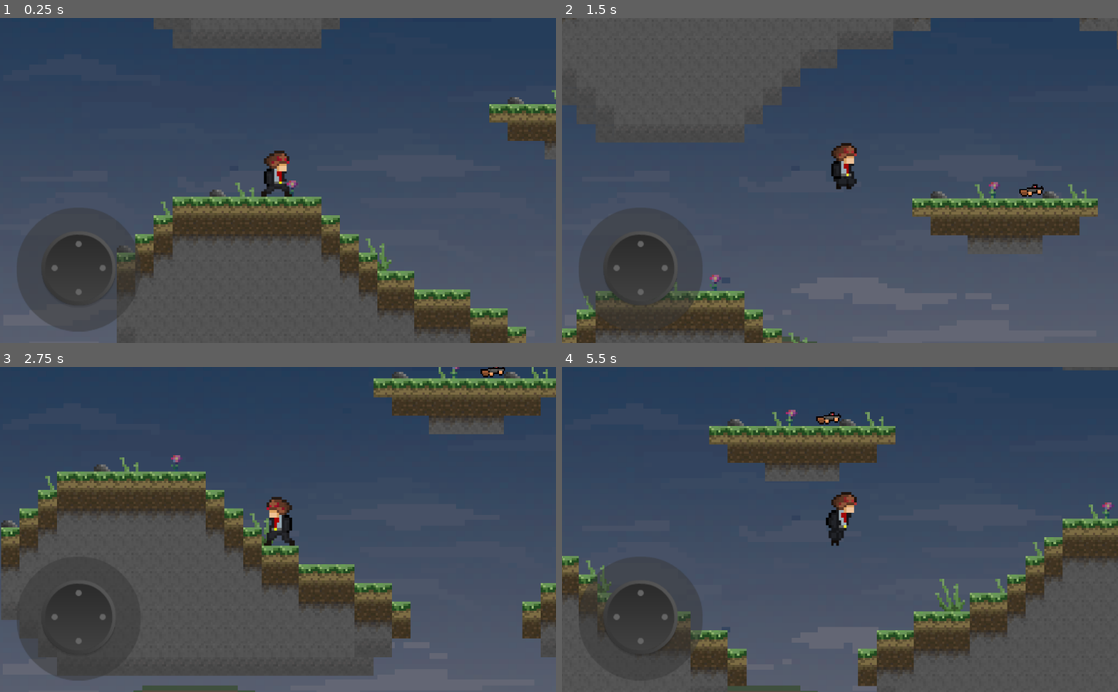
Above: before the commit, frames 1-4 (two rows, left to right).
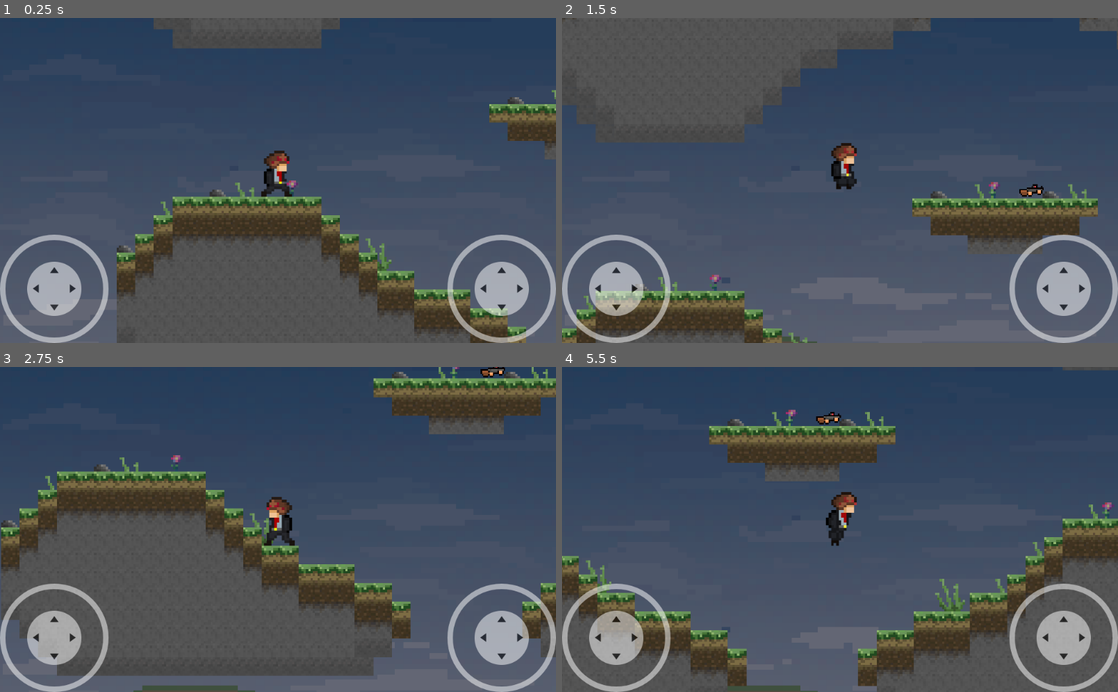
Above: after the commit, the same moments.

Repository: Hutius/Setelit
Game: Godot game, scene res://levels/Game.tscn
Two runs of this game, one before a commit and one after it. Both use one fixed random seed, a clock stepped at 60 frames per second and the inputs below.
Inputs (mouse positions are in pixels of both pictures, inside the frame that each line leads up to):
- Up to frame 1 (0.25 s): no input
- Up to frame 2 (1.5 s): tap Enter at 0.5 s; move the mouse to (962, 164) at 0.52 s; press the mouse at (962, 164) at 0.53 s; hold D (ui_right) 0.53-1.25 s; tap Space (ui_select) at 0.77 s; release the mouse at (962, 164) at 1.25 s; drag from (728, 196) to (1029, 200) at 1.27 s
- Up to frame 3 (2.75 s): move the mouse to (333, 458) at 2.02 s; press the mouse at (333, 458) at 2.03 s; hold A (ui_left) from 2.03 s (still down)
- Up to frame 4 (5.5 s): release A (ui_left) at 2.75 s; release the mouse at (895, 458) at 2.75 s; drag from (812, 594) to (673, 480) at 2.77 s; move the mouse to (1006, 578) at 3.52 s; press the mouse at (1006, 578) at 3.53 s; hold D (ui_right) 3.53-4.25 s; tap Space (ui_select) at 3.77, 5 s; release the mouse at (1006, 578) at 4.25 s; drag from (673, 480) to (756, 448) at 4.27 s; move the mouse to (867, 529) at 5.02 s; press the mouse at (867, 529) at 5.03 s; hold D (ui_right) from 5.03 s (still down)

The runs differ from the first frame. In frame 1, 8.2% of the frame differs, in the area x 0-100%, y 60-100%; in frame 2, 7.8%; in frame 3, 5.8%; in frame 4, 7.1%.

Commit message:
joypad

Diff:
--- a/guns/Gun.gd
+++ b/guns/Gun.gd
@@ -3,7 +3,7 @@
 export (float) var fire_rate = 0.2
 export (bool) var single_shot = true
 export (Array, int) var spread_angles = [-0.1, 0.1]
-var bullet_scene = preload("res://bullets/Bullet.tscn")
+export (PackedScene) var bullet_scene
 
 var can_shoot: = true
 var shooting: = false setget set_shooting
--- a/guns/Gun.tscn
+++ b/guns/Gun.tscn
@@ -1,7 +1,8 @@
-[gd_scene load_steps=3 format=2]
+[gd_scene load_steps=4 format=2]
 
 [ext_resource path="res://assets/gun/gun.png" type="Texture" id=1]
 [ext_resource path="res://guns/Gun.gd" type="Script" id=2]
+[ext_resource path="res://bullets/Bullet.tscn" type="PackedScene" id=3]
 
 [node name="Gun" type="Sprite"]
 scale = Vector2( 3, 3 )
@@ -9,6 +10,7 @@
 offset = Vector2( 1.224, 0 )
 script = ExtResource( 2 )
 single_shot = false
+bullet_scene = ExtResource( 3 )
 
 [node name="Position2D" type="Position2D" parent="."]
 position = Vector2( 11.6667, -0.666667 )
--- /dev/null
+++ b/joystick/virtual_joystick.gd
@@ -0,0 +1,161 @@
+class_name VirtualJoystick
+
+extends Control
+
+# https://github.com/MarcoFazioRandom/Virtual-Joystick-Godot
+
+#### EXPORTED VARIABLE ####
+
+# The color of the button when the joystick is in use.
+export(Color) var pressed_color := Color.gray
+
+# If the input is inside this range, the output is zero.
+export(float, 0, 200, 1) var deadzone_size : float = 10
+
+# The max distance the tip can reach.
+export(float, 0, 500, 1) var clampzone_size : float = 75
+
+# FIXED: The joystick doesn't move.
+# DYNAMIC: Every time the joystick area is pressed, the joystick position is set on the touched position.
+enum JoystickMode {FIXED, DYNAMIC}
+
+export(JoystickMode) var joystick_mode := JoystickMode.FIXED
+
+# VISIBILITY_ALWAYS = Always visible.
+# VISIBILITY_TOUCHSCREEN_ONLY = Visible on touch screens only.
+enum VisibilityMode {ALWAYS , TOUCHSCREEN_ONLY }
+
+export(VisibilityMode) var visibility_mode := VisibilityMode.ALWAYS
+
+# Use Input Actions
+export var use_input_actions := true
+
+# Project -> Project Settings -> Input Map
+export var action_left := "ui_left"
+export var action_right := "ui_right"
+export var action_up := "ui_up"
+export var action_down := "ui_down"
+
+#### PUBLIC VARIABLES ####
+
+# If the joystick is receiving inputs.
+var _pressed := false setget , is_pressed
+
+func is_pressed() -> bool:
+	return _pressed
+
+# The joystick output.
+var _output := Vector2.ZERO setget , get_output
+
+func get_output() -> Vector2:
+	return _output
+
+#### PRIVATE VARIABLES ####
+
+var _touch_index : int = -1
+
+onready var _base := $Base
+onready var _tip := $Base/Tip
+
+onready var _base_radius = _base.rect_size * _base.get_global_transform_with_canvas().get_scale() / 2
+
+onready var _base_default_position : Vector2 = _base.rect_position
+onready var _tip_default_position : Vector2 = _tip.rect_position
+
+onready var _default_color : Color = _tip.modulate
+
+#### FUNCTIONS ####
+
+func _ready() -> void:
+	if not OS.has_touchscreen_ui_hint() and visibility_mode == VisibilityMode.TOUCHSCREEN_ONLY:
+		hide()
+
+func _input(event: InputEvent) -> void:
+	if event is InputEventScreenTouch:
+		if event.pressed:
+			if _is_point_inside_joystick_area(event.position) and _touch_index == -1:
+				if joystick_mode == JoystickMode.DYNAMIC or (joystick_mode == JoystickMode.FIXED and _is_point_inside_base(event.position)):
+					if joystick_mode == JoystickMode.DYNAMIC:
+						_move_base(event.position)
+					_touch_index = event.index
+					_tip.modulate = pressed_color
+					_update_joystick(event.position)
+					get_tree().set_input_as_handled()
+		elif event.index == _touch_index:
+			_reset()
+			get_tree().set_input_as_handled()
+	elif event is InputEventScreenDrag:
+		if event.index == _touch_index:
+			_update_joystick(event.position)
+			get_tree().set_input_as_handled()
+
+func _move_base(new_position: Vector2) -> void:
+	_base.rect_global_position = new_position - _base.rect_pivot_offset * get_global_transform_with_canvas().get_scale()
+
+func _move_tip(new_position: Vector2) -> void:
+	_tip.rect_global_position = new_position - _tip.rect_pivot_offset * _base.get_global_transform_with_canvas().get_scale()
+
+func _is_point_inside_joystick_area(point: Vector2) -> bool:
+	var x: bool = point.x >= rect_global_position.x and point.x <= rect_global_position.x + (rect_size.x * get_global_transform_with_canvas().get_scale().x)
+	var y: bool = point.y >= rect_global_position.y and point.y <= rect_global_position.y + (rect_size.y * get_global_transform_with_canvas().get_scale().y)
+	return x and y
+
+func _is_point_inside_base(point: Vector2) -> bool:
+	var center : Vector2 = _base.rect_global_position + _base_radius
+	var vector : Vector2 = point - center
+	if vector.length_squared() <= _base_radius.x * _base_radius.x:
+		return true
+	else:
+		return false
+
+func _update_joystick(touch_position: Vector2) -> void:
+	var center : Vector2 = _base.rect_global_position + _base_radius
+	var vector : Vector2 = touch_position - center
+	vector = vector.clamped(clampzone_size)
+
+	_move_tip(center + vector)
+
+	if vector.length_squared() > deadzone_size * deadzone_size:
+		_pressed = true
+		_output = (vector - (vector.normalized() * deadzone_size)) / (clampzone_size - deadzone_size)
+	else:
+		_pressed = false
+		_output = Vector2.ZERO
+
+	if use_input_actions:
+		_update_input_actions()
+
+func _update_input_actions():
+	if _output.x < 0:
+		Input.action_press(action_left, -_output.x)
+	elif Input.is_action_pressed(action_left):
+		Input.action_release(action_left)
+	if _output.x > 0:
+		Input.action_press(action_right, _output.x)
+	elif Input.is_action_pressed(action_right):
+		Input.action_release(action_right)
+	if _output.y < 0:
+		Input.action_press(action_up, -_output.y)
+	elif Input.is_action_pressed(action_up):
+		Input.action_release(action_up)
+	if _output.y > 0:
+		Input.action_press(action_down, _output.y)
+	elif Input.is_action_pressed(action_down):
+		Input.action_release(action_down)
+
+func _reset():
+	_pressed = false
+	_output = Vector2.ZERO
+	_touch_index = -1
+	_tip.modulate = _default_color
+	_base.rect_position = _base_default_position
+	_tip.rect_position = _tip_default_position
+	if use_input_actions:
+		if Input.is_action_pressed(action_left) or Input.is_action_just_pressed(action_left):
+			Input.action_release(action_left)
+		if Input.is_action_pressed(action_right) or Input.is_action_just_pressed(action_right):
+			Input.action_release(action_right)
+		if Input.is_action_pressed(action_down) or Input.is_action_just_pressed(action_down):
+			Input.action_release(action_down)
+		if Input.is_action_pressed(action_up) or Input.is_action_just_pressed(action_up):
+			Input.action_release(action_up)
--- /dev/null
+++ b/joystick/virtual_joystick.tscn
@@ -0,0 +1,55 @@
+[gd_scene load_steps=4 format=2]
+
+[ext_resource path="res://joystick/textures/joystick_base_outline.png" type="Texture" id=1]
+[ext_resource path="res://joystick/textures/joystick_tip_arrows.png" type="Texture" id=2]
+[ext_resource path="res://joystick/virtual_joystick.gd" type="Script" id=3]
+
+[node name="Virtual joystick" type="Control"]
+modulate = Color( 1, 1, 1, 0.509804 )
+anchor_top = 1.0
+anchor_bottom = 1.0
+margin_left = 50.0
+margin_top = -250.0
+margin_right = 250.0
+margin_bottom = -50.0
+script = ExtResource( 3 )
+
+[node name="Base" type="TextureRect" parent="."]
+anchor_left = 0.5
+anchor_top = 0.5
+anchor_right = 0.5
+anchor_bottom = 0.5
+margin_left = -100.0
+margin_top = -100.0
+margin_right = 100.0
+margin_bottom = 100.0
+grow_horizontal = 2
+grow_vertical = 2
+rect_pivot_offset = Vector2( 100, 100 )
+size_flags_horizontal = 4
+size_flags_vertical = 4
+texture = ExtResource( 1 )
+stretch_mode = 6
+__meta__ = {
+"_edit_use_anchors_": false
+}
+
+[node name="Tip" type="TextureRect" parent="Base"]
+anchor_left = 0.5
+anchor_top = 0.5
+anchor_right = 0.5
+anchor_bottom = 0.5
+margin_left = -50.0
+margin_top = -50.0
+margin_right = 50.0
+margin_bottom = 50.0
+grow_horizontal = 2
+grow_vertical = 2
+rect_pivot_offset = Vector2( 50, 50 )
+size_flags_horizontal = 4
+size_flags_vertical = 4
+texture = ExtResource( 2 )
+stretch_mode = 6
+__meta__ = {
+"_edit_use_anchors_": false
+}
--- a/levels/Game.tscn
+++ b/levels/Game.tscn
@@ -1,10 +1,11 @@
-[gd_scene load_steps=6 format=2]
+[gd_scene load_steps=7 format=2]
 
 [ext_resource path="res://assets/Tiles/Tiles.tres" type="TileSet" id=1]
 [ext_resource path="res://pickup/Pickup.tscn" type="PackedScene" id=2]
 [ext_resource path="res://player/Player.tscn" type="PackedScene" id=3]
 [ext_resource path="res://pickup/SnipePickup.tscn" type="PackedScene" id=4]
 [ext_resource path="res://assets/Tiles/Background/Background_sea.png" type="Texture" id=5]
+[ext_resource path="res://joystick/virtual_joystick.tscn" type="PackedScene" id=6]
 
 [node name="Game" type="Node2D"]
 position = Vector2( -3, 0 )
@@ -43,3 +44,19 @@
 position = Vector2( 710.951, 403.473 )
 scale = Vector2( 0.749009, 0.815791 )
 texture = ExtResource( 5 )
+
+[node name="GUI" type="CanvasLayer" parent="."]
+
+[node name="Virtual joystick Left" parent="GUI" instance=ExtResource( 6 )]
+margin_left = 0.0
+margin_top = -200.0
+margin_right = 200.0
+margin_bottom = 0.0
+
+[node name="Virtual joystick Right" parent="GUI" instance=ExtResource( 6 )]
+anchor_left = 1.0
+anchor_right = 1.0
+margin_left = -200.0
+margin_top = -200.0
+margin_right = 0.0
+margin_bottom = 0.0
--- a/player/Player.tscn
+++ b/player/Player.tscn
@@ -18,7 +18,6 @@
 [ext_resource path="res://assets/run_player/PBrunl_1_1.png" type="Texture" id=16]
 [ext_resource path="res://assets/stop/PBchill_1_1.png" type="Texture" id=17]
 [ext_resource path="res://assets/jump/PBjump_1_3.png" type="Texture" id=18]
-[ext_resource path="res://plugins/touchJoyPad/analog/Analog.tscn" type="PackedScene" id=19]
 
 [sub_resource type="RectangleShape2D" id=2]
 extents = Vector2( 20, 28.5 )
@@ -87,7 +86,4 @@
 
 [node name="Timer" type="Timer" parent="."]
 
-[node name="Analog" parent="." instance=ExtResource( 19 )]
-position = Vector2( -257, 123 )
-
 [connection signal="timeout" from="Timer" to="." method="_on_Timer_timeout"]
--- a/plugins/touchJoyPad/analog/Analog.tscn
+++ /dev/null
@@ -1,95 +0,0 @@
-[gd_scene load_steps=8 format=2]
-
-[ext_resource path="res://plugins/touchJoyPad/analog/analog.gd" type="Script" id=1]
-[ext_resource path="res://plugins/touchJoyPad/analog/small_circle.png" type="Texture" id=2]
-[ext_resource path="res://plugins/touchJoyPad/analog/big_circle.png" type="Texture" id=3]
-
-[sub_resource type="Animation" id=1]
-length = 5.0
-tracks/0/type = "value"
-tracks/0/path = NodePath(".:modulate")
-tracks/0/interp = 1
-tracks/0/loop_wrap = true
-tracks/0/imported = false
-tracks/0/enabled = true
-tracks/0/keys = {
-"times": PoolRealArray( 0 ),
-"transitions": PoolRealArray( 1 ),
-"update": 0,
-"values": [ Color( 1, 1, 1, 1 ) ]
-}
-
-[sub_resource type="Animation" id=2]
-step = 1.0
-tracks/0/type = "value"
-tracks/0/path = NodePath(".:modulate")
-tracks/0/interp = 1
-tracks/0/loop_wrap = true
-tracks/0/imported = false
-tracks/0/enabled = true
-tracks/0/keys = {
-"times": PoolRealArray( 0 ),
-"transitions": PoolRealArray( 0 ),
-"update": 0,
-"values": [ Color( 0, 0, 0, 0 ) ]
-}
-
-[sub_resource type="Animation" id=3]
-tracks/0/type = "value"
-tracks/0/path = NodePath("ball:rotation_degrees")
-tracks/0/interp = 1
-tracks/0/loop_wrap = true
-tracks/0/imported = false
-tracks/0/enabled = true
-tracks/0/keys = {
-"times": PoolRealArray( 0 ),
-"transitions": PoolRealArray( 1 ),
-"update": 0,
-"values": [ 0.0 ]
-}
-tracks/1/type = "value"
-tracks/1/path = NodePath("ball:position")
-tracks/1/interp = 1
-tracks/1/loop_wrap = true
-tracks/1/imported = false
-tracks/1/enabled = true
-tracks/1/keys = {
-"times": PoolRealArray( 0 ),
-"transitions": PoolRealArray( 1 ),
-"update": 0,
-"values": [ Vector2( 0, 0 ) ]
-}
-
-[sub_resource type="Animation" id=4]
-tracks/0/type = "value"
-tracks/0/path = NodePath(".:modulate")
-tracks/0/interp = 1
-tracks/0/loop_wrap = true
-tracks/0/imported = false
-tracks/0/enabled = true
-tracks/0/keys = {
-"times": PoolRealArray( 0 ),
-"transitions": PoolRealArray( 1 ),
-"update": 0,
-"values": [ Color( 1, 1, 1, 1 ) ]
-}
-
-[node name="Analog" type="Node2D"]
-script = ExtResource( 1 )
-__meta__ = {
-"__editor_plugin_screen__": "2D"
-}
-
-[node name="bg" type="Sprite" parent="."]
-texture = ExtResource( 3 )
-
-[node name="ball" type="Sprite" parent="."]
-texture = ExtResource( 2 )
-
-[node name="AnimationPlayer" type="AnimationPlayer" parent="." groups=[
-"JoyStick",
-]]
-anims/alpha_in = SubResource( 1 )
-anims/alpha_out = SubResource( 2 )
-anims/ball_center = SubResource( 3 )
-anims/default = SubResource( 4 )
--- a/plugins/touchJoyPad/analog/analog.gd
+++ /dev/null
@@ -1,144 +0,0 @@
-extends Node2D
-
-const INACTIVE_IDX = -1;
-export var AnalogTapToShow = false setget set_tap_to_show
-export var AnalogTapToShowContainer = ""
-export var mapAnalogToDpad = true
-
-onready var ball = $ball
-onready var animation_player = $AnimationPlayer
-onready var halfSize = $bg.texture.get_size()/2
-
-var centerPoint = Vector2(0,0)
-var currentForce = Vector2(0,0)
-var ballPos = Vector2()
-var squaredHalfSizeLength = 0
-var currentPointerIDX = INACTIVE_IDX;
-
-
-func _ready():
-	if AnalogTapToShowContainer == "":
-		AnalogTapToShowContainer = get_parent()
-
-	map_analog_dpad()
-	set_process_input(true)
-	squaredHalfSizeLength = halfSize.x * halfSize.y
-
-func get_force():
-	return currentForce
-
-func _input(event):
-
-	var incomingPointer = extractPointerIdx(event)
-	if incomingPointer == INACTIVE_IDX:
-		return
-
-	if need2ChangeActivePointer(event):
-		if (currentPointerIDX != incomingPointer) and event.is_pressed():
-			currentPointerIDX = incomingPointer;
-			showAtPos(Vector2(event.position.x, event.position.y));
-
-	var theSamePointer = currentPointerIDX == incomingPointer
-	if isActive() and theSamePointer:
-		process_input(event)
-
-func need2ChangeActivePointer(event): #touch down inside analog
-	if event is InputEventMouseButton or event is InputEventScreenTouch:
-		if AnalogTapToShow:
-			return AnalogTapToShowContainer.get_global_rect().has_point(Vector2(event.position.x, event.position.y))
-		else:
-			var length = (global_position - Vector2(event.position.x, event.position.y)).length_squared();
-			return length < squaredHalfSizeLength
-	else:
-		return false
-
-func isActive():
-	return currentPointerIDX != INACTIVE_IDX
-
-func extractPointerIdx(event):
-	var touch = event is InputEventScreenTouch
-	var drag = event is InputEventScreenDrag
-	var mouseButton = event is InputEventMouseButton
-	var mouseMove = event is InputEventMouseMotion
-
-	if touch or drag:
-		return 1
-	elif mouseButton or mouseMove:
-		return 0
-	else:
-		return INACTIVE_IDX
-
-func process_input(event):
-	calculateForce(event.position.x - global_position.x, event.position.y - global_position.y)
-	updateBallPos()
-
-	var isReleased = isReleased(event)
-	if isReleased:
-		reset()
-
-
-func reset():
-	currentPointerIDX = INACTIVE_IDX
-	calculateForce(0, 0)
-
-	if AnalogTapToShow:
-		hide()
-	else:
-		updateBallPos()
-
-func showAtPos(pos):
-	if AnalogTapToShow:
-		animation_player.play("alpha_in", 0.2)
-		global_position = pos
-
-func hide():
-	animation_player.play("alpha_out", 0.2)
-
-func updateBallPos():
-	ballPos.x = halfSize.x * currentForce.x #+ halfSize.x
-	ballPos.y = halfSize.y * -currentForce.y #+ halfSize.y
-	ball.position = Vector2(ballPos.x, ballPos.y)
-
-func isPressed(event):
-	if event is InputEventMouseMotion:
-		return (InputEventMouse.button_mask == 1)
-	elif event is InputEventScreenTouch:
-		return event.is_pressed()
-
-func isReleased(event):
-	if event is InputEventScreenTouch:
-		return !event.is_pressed()
-	elif event is InputEventMouseButton:
-		return !event.is_pressed()
-
-func calculateForce(var x, var y):
-	#get direction
-	currentForce.x = (x - centerPoint.x)/halfSize.x
-	currentForce.y = -(y - centerPoint.y)/halfSize.y
-	if currentForce.length_squared()>1:
-		currentForce=currentForce/currentForce.length()
-
-	sendSignal2Listener()
-
-func set_tap_to_show(value):
-	if value:
-		modulate.a = 0
-
-		if not AnalogTapToShowContainer is ViewportContainer:
-			assert(
-				AnalogTapToShowContainer is ViewportContainer,
-				"To use tag AnalogDynamicShowing you need to put GamePad inside a ViewportContainer"
-			)
-
-	AnalogTapToShow = value
-
-func sendSignal2Listener():
-	get_tree().call_group("JoyStick", "analog_signal_change", currentForce, self.get_name())
-	if mapAnalogToDpad:
-		map_analog_dpad()
-
-func map_analog_dpad():
-	Input.action_press("ui_left") if currentForce.x < -0.2 else Input.action_release("ui_left")
-	Input.action_press("ui_right") if currentForce.x > 0.2 else Input.action_release("ui_right")
-	Input.action_press("ui_down") if currentForce.y < -0.2 else Input.action_release("ui_down")
-	Input.action_press("ui_up") if currentForce.y > 0.2 else Input.action_release("ui_up")
--- a/plugins/touchJoyPad/analog/bg.gd
+++ /dev/null
@@ -1,10 +0,0 @@
-extends Node2D
-
-
-var height = 128 #target height
-var width = 128 #target width
-
-
-
-func _ready():
-	get_node("bg").scale = Vector2(2,2)
--- a/plugins/touchJoyPad/dpad/DPad.tscn
+++ /dev/null
@@ -1,35 +0,0 @@
-[gd_scene load_steps=3 format=2]
-
-[ext_resource path="res://plugins/touchJoyPad/dpad/buttonPressed.png" type="Texture" id=1]
-[ext_resource path="res://plugins/touchJoyPad/dpad/button.png" type="Texture" id=2]
-
-
-
-[node name="d-pad" type="Node2D"]
-
-[node name="left" type="TouchScreenButton" parent="."]
-position = Vector2( -80, -31 )
-normal = ExtResource( 2 )
-pressed = ExtResource( 1 )
-action = "ui_left"
-
-[node name="up" type="TouchScreenButton" parent="."]
-position = Vector2( 31, -80 )
-rotation = 1.5708
-normal = ExtResource( 2 )
-pressed = ExtResource( 1 )
-action = "ui_up"
-
-[node name="down" type="TouchScreenButton" parent="."]
-position = Vector2( -30, 80 )
-rotation = 4.71239
-normal = ExtResource( 2 )
-pressed = ExtResource( 1 )
-action = "ui_down"
-
-[node name="right" type="TouchScreenButton" parent="."]
-position = Vector2( 80, 31 )
-rotation = 3.14159
-normal = ExtResource( 2 )
-pressed = ExtResource( 1 )
-action = "ui_right"
--- a/plugins/touchJoyPad/touchJoyPad.gd
+++ /dev/null
@@ -1,28 +0,0 @@
-extends Node2D
-
-export(String, "D-Pad", "JoyStick") var leftPadStyle
-export var mapAnalogToDpad = true
-export var visibleOnlyTouchscreen = true
-export var AnalogTapToShow = false
-
-func _ready():
-	$"leftPad/JoyStickLeft".mapAnalogToDpad = mapAnalogToDpad
-	$"leftPad/JoyStickLeft".AnalogTapToShowContainer = get_parent()
-	$"leftPad/JoyStickLeft".AnalogTapToShow = AnalogTapToShow
-
-	var toEnable = "leftPad/DPad" if leftPadStyle=="D-Pad" else "leftPad/JoyStickLeft"
-	var toDisable = "leftPad/JoyStickLeft" if leftPadStyle=="D-Pad" else "leftPad/DPad"
-	enable_gamepad(toEnable)
-	disable_gamepad(toDisable)
-
-	if visibleOnlyTouchscreen and not OS.has_touchscreen_ui_hint():
-		disable_gamepad("leftPad/DPad")
-		disable_gamepad("leftPad/JoyStickLeft")
-
-func enable_gamepad(node):
-	get_node(node).visible = true
-	get_node(node).position = Vector2(0, 0)
-
-func disable_gamepad(node):
-	get_node(node).visible = false
-	get_node(node).position = Vector2(-1000, -1000)
--- a/plugins/touchJoyPad/touchJoyPad.tscn
+++ /dev/null
@@ -1,14 +0,0 @@
-[gd_scene load_steps=4 format=2]
-
-[ext_resource path="res://plugins/touchJoyPad/dpad/DPad.tscn" type="PackedScene" id=1]
-[ext_resource path="res://plugins/touchJoyPad/analog/Analog.tscn" type="PackedScene" id=2]
-[ext_resource path="res://plugins/touchJoyPad/touchJoyPad.gd" type="Script" id=3]
-
-[node name="GamePad" type="Node2D"]
-script = ExtResource( 3 )
-
-[node name="leftPad" type="Node2D" parent="."]
-
-[node name="JoyStickLeft" parent="leftPad" instance=ExtResource( 2 )]
-
-[node name="DPad" parent="leftPad" instance=ExtResource( 1 )]
--- a/project.godot
+++ b/project.godot
@@ -7,6 +7,16 @@
 ;   param=value ; assign values to parameters
 
 config_version=4
+
+_global_script_classes=[ {
+"base": "Control",
+"class": "VirtualJoystick",
+"language": "GDScript",
+"path": "res://joystick/virtual_joystick.gd"
+} ]
+_global_script_class_icons={
+"VirtualJoystick": ""
+}
 
 [application]
 
--- /dev/null
+++ b/test/player.gd
@@ -0,0 +1,24 @@
+extends Sprite
+
+export (NodePath) var joystickLeftPath
+onready var joystickLeft : VirtualJoystick = get_node(joystickLeftPath)
+
+export var speed : float = 100
+
+export (NodePath) var joystickRightPath
+onready var joystickRight : VirtualJoystick = get_node(joystickRightPath)
+
+func _process(delta: float) -> void:
+#	# Movement using the joystick output:
+#	if joystickLeft and joystickLeft.is_pressed():
+#		position += joystickLeft.get_output() * speed * delta
+
+	# Movement using Input functions:
+	var move := Vector2.ZERO
+	move.x = Input.get_axis("ui_left", "ui_right")
+	move.y = Input.get_axis("ui_up", "ui_down")
+	position += move * speed * delta
+
+	# Rotation:
+	if joystickRight and joystickRight.is_pressed():
+		rotation = joystickRight.get_output().angle()
--- /dev/null
+++ b/test/test.tscn
@@ -0,0 +1,27 @@
+[gd_scene load_steps=4 format=2]
+
+[ext_resource path="res://icon.png" type="Texture" id=1]
+[ext_resource path="res://joystick/virtual_joystick.tscn" type="PackedScene" id=2]
+[ext_resource path="res://test/player.gd" type="Script" id=3]
+
+[node name="Node" type="Node"]
+
+[node name="UI" type="CanvasLayer" parent="."]
+
+[node name="Virtual joystick" parent="UI" instance=ExtResource( 2 )]
+
+[node name="Virtual joystick2" parent="UI" instance=ExtResource( 2 )]
+anchor_left = 1.0
+anchor_right = 1.0
+margin_left = -250.0
+margin_right = -50.0
+joystick_mode = 1
+use_input_actions = false
+
+[node name="Icon" type="Sprite" parent="."]
+position = Vector2( 512, 300 )
+scale = Vector2( 2, 2 )
+texture = ExtResource( 1 )
+script = ExtResource( 3 )
+joystickLeftPath = NodePath("../UI/Virtual joystick")
+joystickRightPath = NodePath("../UI/Virtual joystick2")
Binary file added: joystick/textures/joystick_base_outline.png
Not shown, changed: joystick/textures/joystick_base_outline.png.import
Binary file added: joystick/textures/joystick_tip.png
Not shown, changed: joystick/textures/joystick_tip.png.import
Binary file added: joystick/textures/joystick_tip_arrows.png
Not shown, changed: joystick/textures/joystick_tip_arrows.png.import
Not shown: 1 places in player/Player.tscn that only renumber resources
Binary file removed: plugins/touchJoyPad/analog/big_circle.png
Binary file removed: plugins/touchJoyPad/analog/small_circle.png
Not shown, removed: plugins/touchJoyPad/analog/small_circle.png.import
Binary file removed: plugins/touchJoyPad/dpad/button.png
Binary file removed: plugins/touchJoyPad/dpad/buttonPressed.png
(and 2 more such lines)
